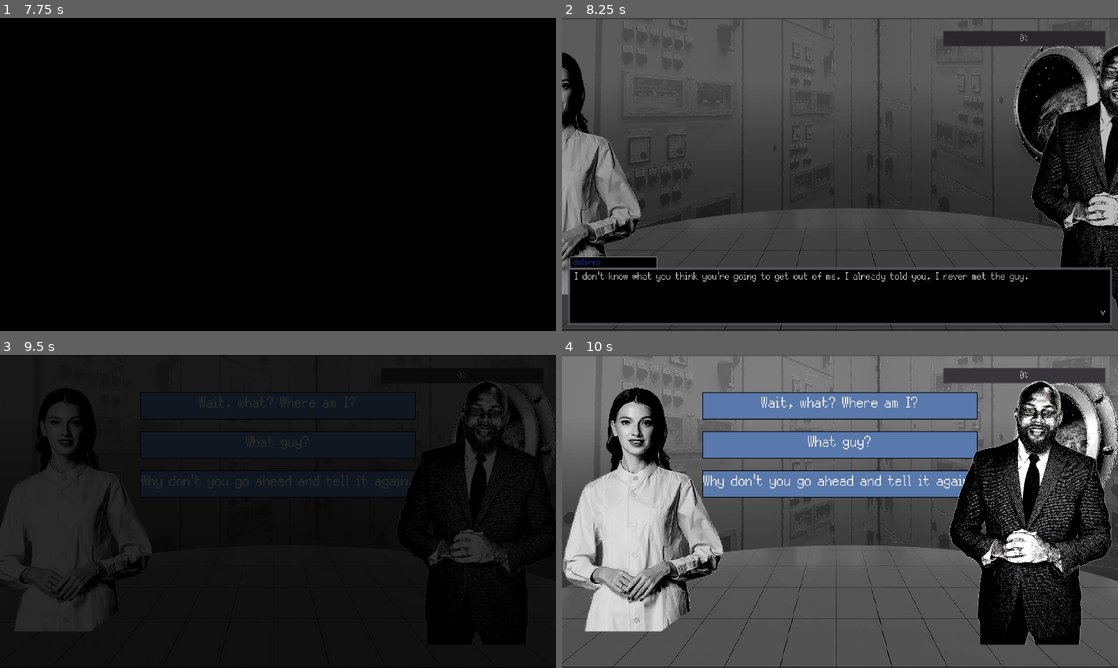
Above: before the commit, frames 1-4 (two rows, left to right).
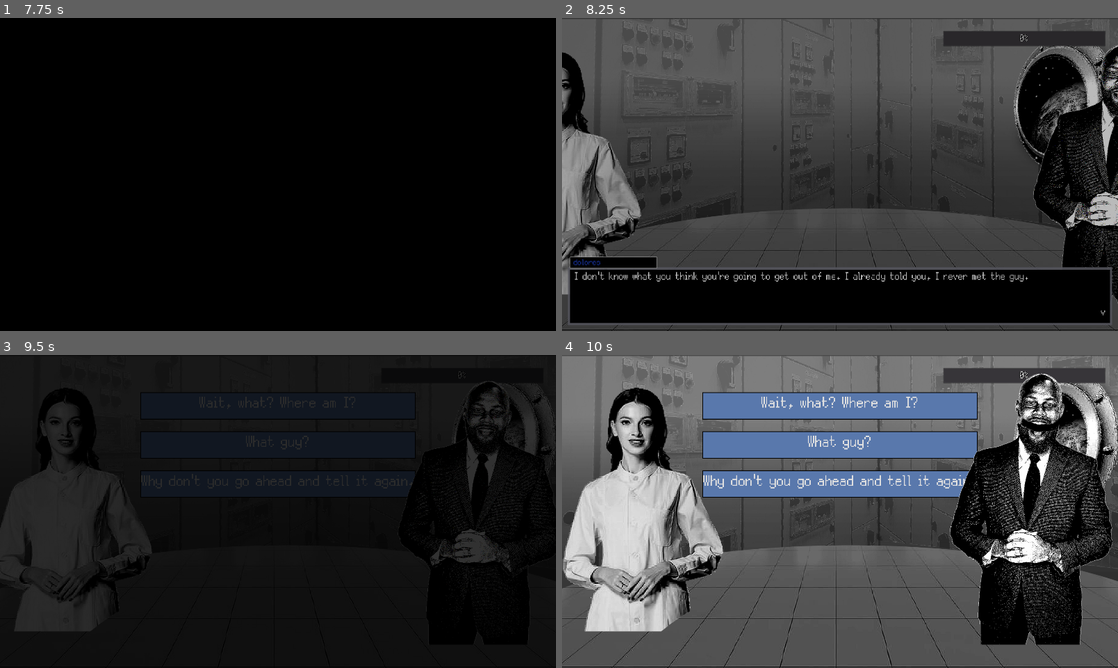
Above: after the commit, the same moments.

Repository: Bmoel/GMTK-2023
Game: Godot game, scene res://Scenes/MainMenu/main_menu.tscn
Same seed, same stepped clock (60 frames per second), same inputs: the game is played once before the commit and once after it.
Inputs (mouse positions are in pixels of both pictures, inside the frame that each line leads up to):
- Up to frame 1 (7.75 s): click "Start" at 0.5 s; click (278, 296) at 1.27 s; type "Alex" at 1.35 s; tap Enter (Enter) at 2, 2.85, 3.5, 4.35, 5, 5.85, 7.35 s; move the mouse to (400, 158) at 2.02 s; hold Up (ui_up) 2.03-2.78 s; hold Enter (Enter) 2.03-2.78 s; tap Space at 2.75, 4.25, 5.75 s; move the mouse to (166, 190) at 2.77 s; hold Down (ui_down) 2.78-3.53 s; move the mouse to (333, 105) at 3.52 s; hold Enter (Enter) 3.53-4.28 s; hold Up (ui_up) 3.53-5.03 s; move the mouse to (250, 237) at 4.27 s; move the mouse to (444, 221) at 5.02 s; hold Enter (Enter) 5.03-5.78 s; hold Down (ui_down) 5.03-7.28 s; move the mouse to (111, 127) at 5.77 s; move the mouse to (305, 174) at 6.52 s; hold Enter (Enter) 6.53-7.28 s; move the mouse to (194, 96) at 7.27 s; hold Up (ui_up) from 7.28 s (still down)
- Up to frame 2 (8.25 s): keep holding Up (ui_up); move the mouse to (962, 158) at 8.02 s; hold Enter (Enter) from 8.03 s (still down)
- Up to frame 3 (9.5 s): keep holding Up (ui_up); move the mouse to (166, 527) at 8.77 s; release Enter (Enter) at 8.78 s; tap Enter (Enter) at 8.85 s
- Up to frame 4 (10 s): release Up (ui_up) at 9.5 s; click "Why don't you go ahead and te…" at 9.5 s

Frame 1 is identical in both runs. In frame 2, 2.4% of the frame differs, in the area x 84-100%, y 8-93%; in frame 3, 0.8%; in frame 4, 6.1%, in the area x 69-100%, y 5-93%.

Commit message:
animated sprites and tween

Diff:
--- a/game/Scenes/Character/Character.tscn
+++ b/game/Scenes/Character/Character.tscn
@@ -14,19 +14,27 @@
 atlas = ExtResource( 2 )
 region = Rect2( 580, 0, 565, 1000 )
 
+[sub_resource type="SpriteFrames" id=3]
+animations = [ {
+"frames": [ SubResource( 1 ), SubResource( 2 ) ],
+"loop": true,
+"name": "default",
+"speed": 5.0
+} ]
+
 [sub_resource type="AtlasTexture" id=4]
 flags = 4
 atlas = ExtResource( 3 )
-region = Rect2( 10, 0, 575, 1000 )
+region = Rect2( 0, 0, 583, 1000 )
 
 [sub_resource type="AtlasTexture" id=5]
 flags = 4
 atlas = ExtResource( 3 )
-region = Rect2( 585, 0, 575, 1000 )
+region = Rect2( 583, 0, 583, 1000 )
 
-[sub_resource type="SpriteFrames" id=3]
+[sub_resource type="SpriteFrames" id=6]
 animations = [ {
-"frames": [ SubResource( 1 ), SubResource( 2 ), SubResource( 4 ), SubResource( 5 ) ],
+"frames": [ SubResource( 4 ), SubResource( 5 ) ],
 "loop": true,
 "name": "default",
 "speed": 5.0
@@ -38,8 +46,8 @@
 [node name="CanvasLayer" type="CanvasLayer" parent="."]
 layer = 4
 
-[node name="AnimatedSprite" type="AnimatedSprite" parent="CanvasLayer"]
+[node name="woman" type="AnimatedSprite" parent="CanvasLayer"]
 frames = SubResource( 3 )
-frame = 1
 
-[node name="Tween" type="Tween" parent="CanvasLayer/AnimatedSprite"]
+[node name="man" type="AnimatedSprite" parent="CanvasLayer"]
+frames = SubResource( 6 )
--- a/game/Scenes/Executive/Executive.gd
+++ b/game/Scenes/Executive/Executive.gd
@@ -10,6 +10,8 @@
 var dpos
 var fpos
 
+var d_is_speak = false
+var f_is_speak = false
 var fade_in = true
 onready var blink = $Blink/AnimationPlayer
 onready var canvasVis = $Blink
@@ -32,6 +34,14 @@
 		bg_music.volume_db += 30*delta
 		if bg_music.volume_db >= -10:
 			fade_in = false
+	if d_is_speak:
+		pass
+	else:
+		pass
+	if f_is_speak:
+		pass
+	else:
+		pass
 """
 /*
 * @pre Called once to initialize Character objects
@@ -62,10 +72,12 @@
 
 	add_child(dolores)
 	add_child(fred)
-	dpos = dolores.get_node("CanvasLayer").get_node("AnimatedSprite")
-	fpos = fred.get_node("CanvasLayer").get_node("AnimatedSprite")
+	dpos = dolores.get_node("CanvasLayer").get_node("woman")
+	dolores.get_node("CanvasLayer").get_node("man").visible = false
+	fpos = fred.get_node("CanvasLayer").get_node("man")
+	fred.get_node("CanvasLayer").get_node("woman").visible = false
 	dpos.frame = 0
-	fpos.frame = 2
+	fpos.frame = 0
 	dpos.position = Vector2(-500,500)
 	fpos.position = Vector2(2400,500)
 
@@ -83,6 +95,7 @@
 func playGame():
 	playBlink()
 	_currentCharID = 0
+	_fred_speak(1)
 	slideCharacter()
 	playDialogue("d1a")
 
@@ -253,3 +266,19 @@
 	$click.play()
 func _button_down():
 	$button_down.play()
+
+func _dolores_speak(check):
+	if check:
+		dpos.play()
+
+	else:
+		dpos.stop()
+		dpos.frame = 0
+
+func _fred_speak(check):
+	if check:
+		fpos.play()
+
+	else:
+		fpos.stop()
+		fpos.frame = 0
Not shown: 1 places in game/Scenes/Character/Character.tscn that only renumber resources
